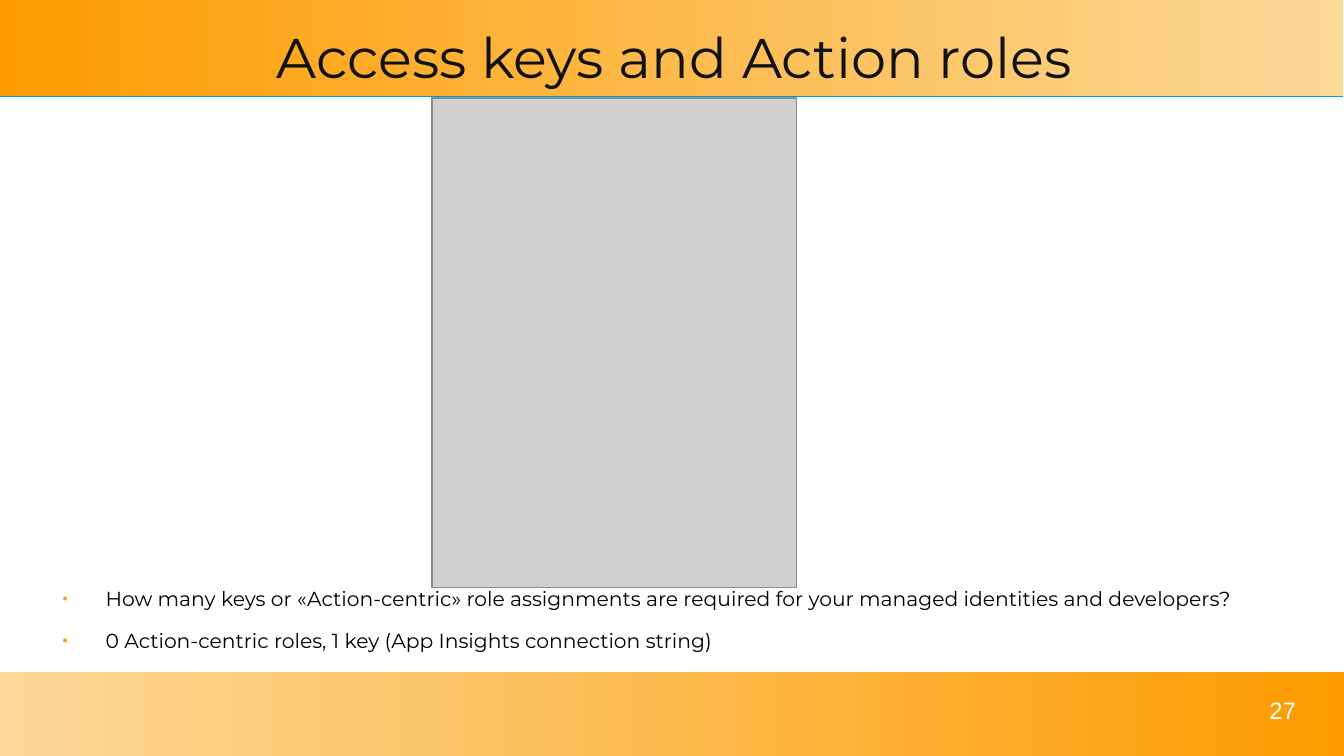
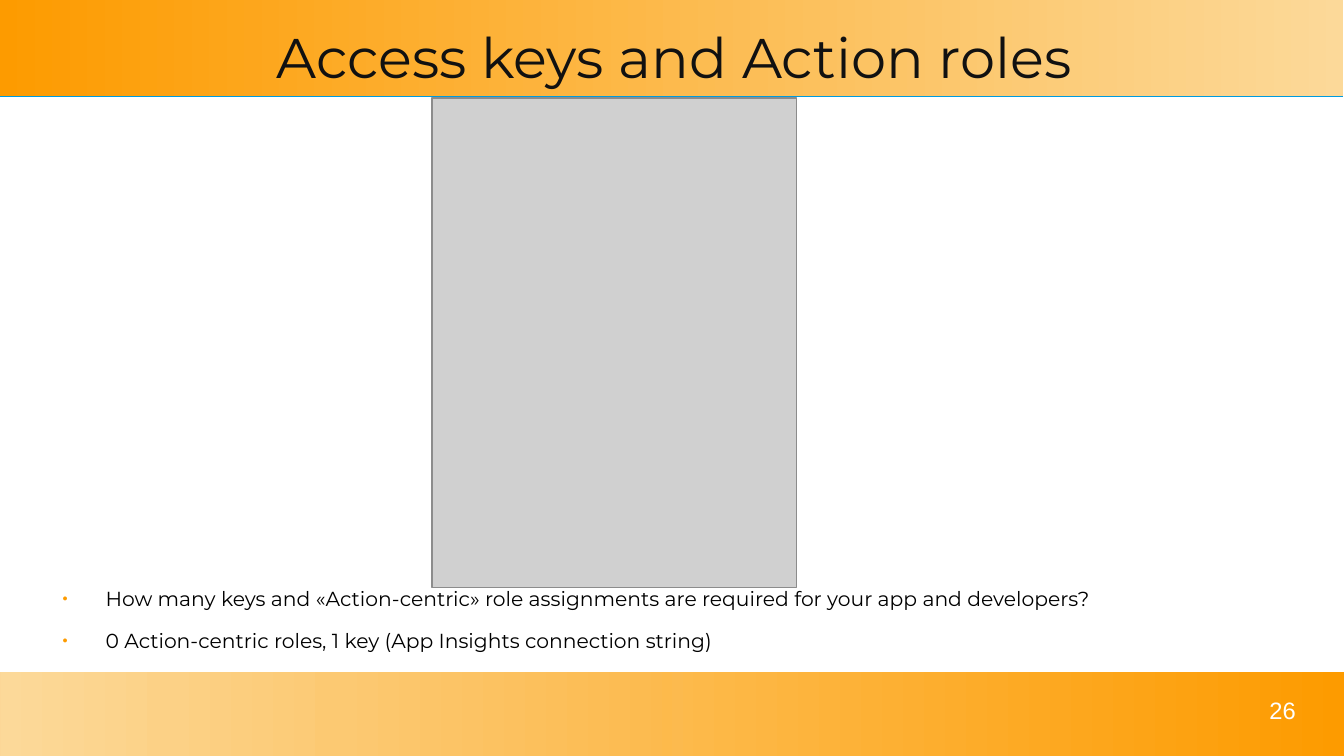
Before and after one commit to solomson/solom.tech, a slide deck: slide 26 of assets/talks/tdc2024.odp (slide 27 before the commit). Drawn at 1344x756 pixels with LibreOffice and Linux fonts; fonts in the diff are those of the drawing; grey boxes stand for pictures. Boxes give left, top, right and bottom in pixels: in the first picture for what was removed or moved away, otherwise in the second. Text is boxed around its words. In the diff, an @@ line names an element or a change of style, - is before the commit and + after.

Commit message:
Update presentation

```diff
--- a/assets/talks/tdc2024.odp
+++ b/assets/talks/tdc2024.odp
@@ text at (x1=106, y1=586, x2=1089, y2=610): text changed @@
-● How many keys or «Action-centric» role assignments are required for your managed identities and developers?
+● How many keys and «Action-centric» role assignments are required for your app and developers?
@@ page number at (x1=1269, y1=702, x2=1295, y2=720): text changed @@
-27
+26
```
Also in this commit, not shown: 8 other slides changed, 3 slides removed, 3 other files.
